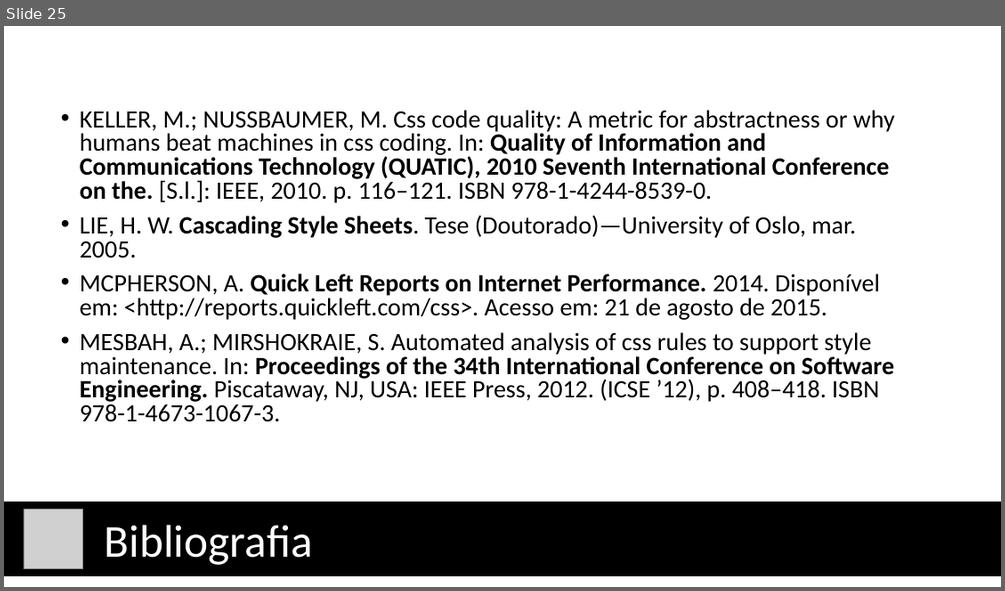
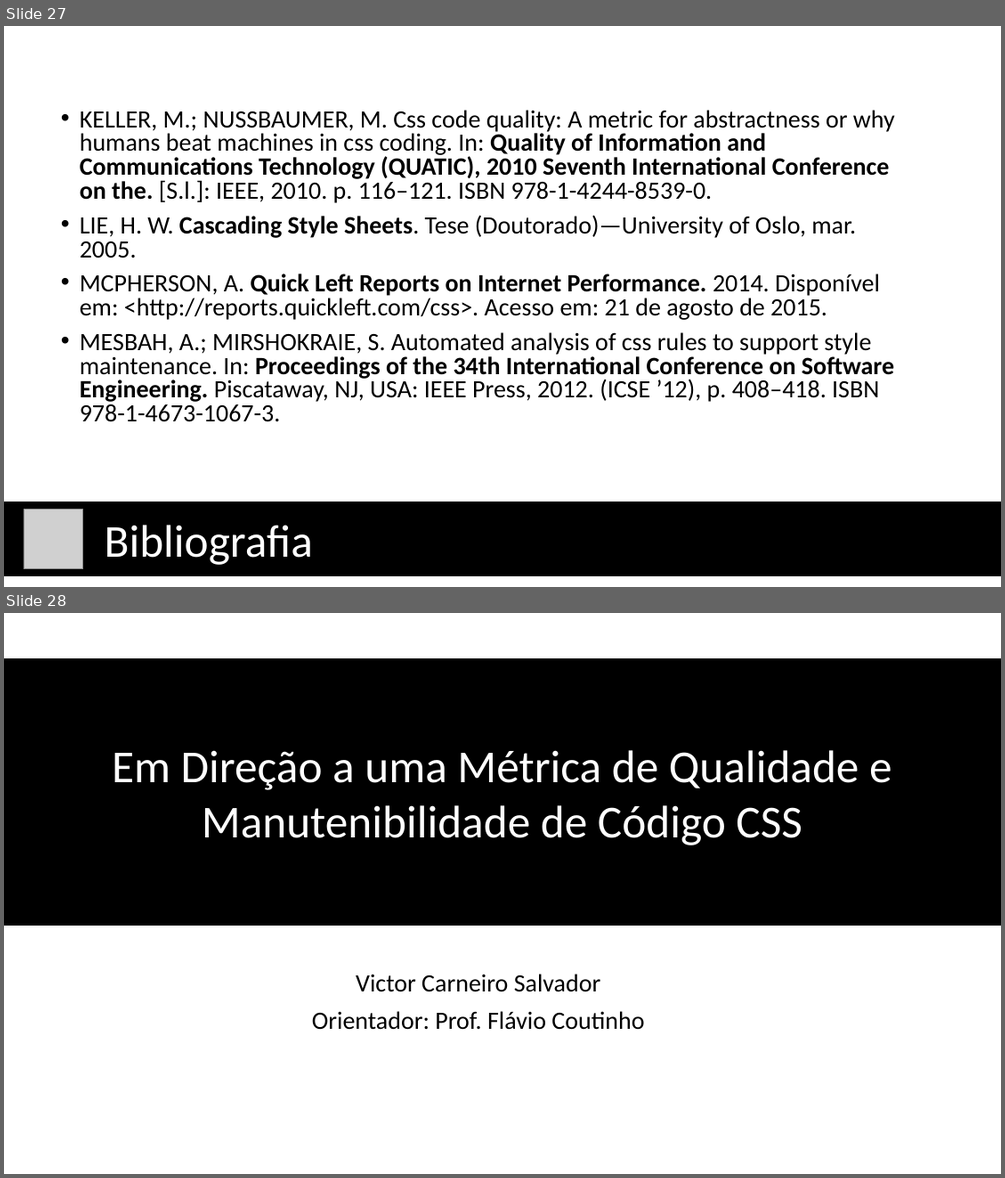
Before and after one commit to vcsalvador/TCC-I, a slide deck: Apresentação/Em Direção a uma Métrica de Qualidade e 2.pptx. Shown one above the other, each under a label of ours: slide 25 before the commit, slides 27 and 28 after it. The pictures are 1005x591 and 1005x1178 pixels, drawn with LibreOffice and Linux fonts; fonts in the diff are those of the drawing; grey boxes stand for pictures. Boxes give left, top, right and bottom in pixels: in the first picture for what was removed or moved away, otherwise in the second. Text is boxed around its words. In the diff, an @@ line names an element or a change of style, - is before the commit and + after.

```diff
--- a/Apresentação/Em Direção a uma Métrica de Qualidade e 2.pptx
+++ b/Apresentação/Em Direção a uma Métrica de Qualidade e 2.pptx
@@ slide 28 added at (4,613,1001,1174), background #FFFFFF @@
@@ rectangle added at (4,658,1001,925), fill #000000, outline #000000 1 pt, 44 pt, text #FFFFFF @@
+Em Direção a uma Métrica de Qualidade e Manutenibilidade de Código CSS
@@ subtitle added at (312,973,644,1030), 24 pt, text #000000 @@
+Victor Carneiro Salvador
+Orientador: Prof. Flávio Coutinho
@@ what was slide 25 is now slide 27 @@
```
Also in this commit, not shown: 14 slides changed, 2 other slides added, 38 other files.
